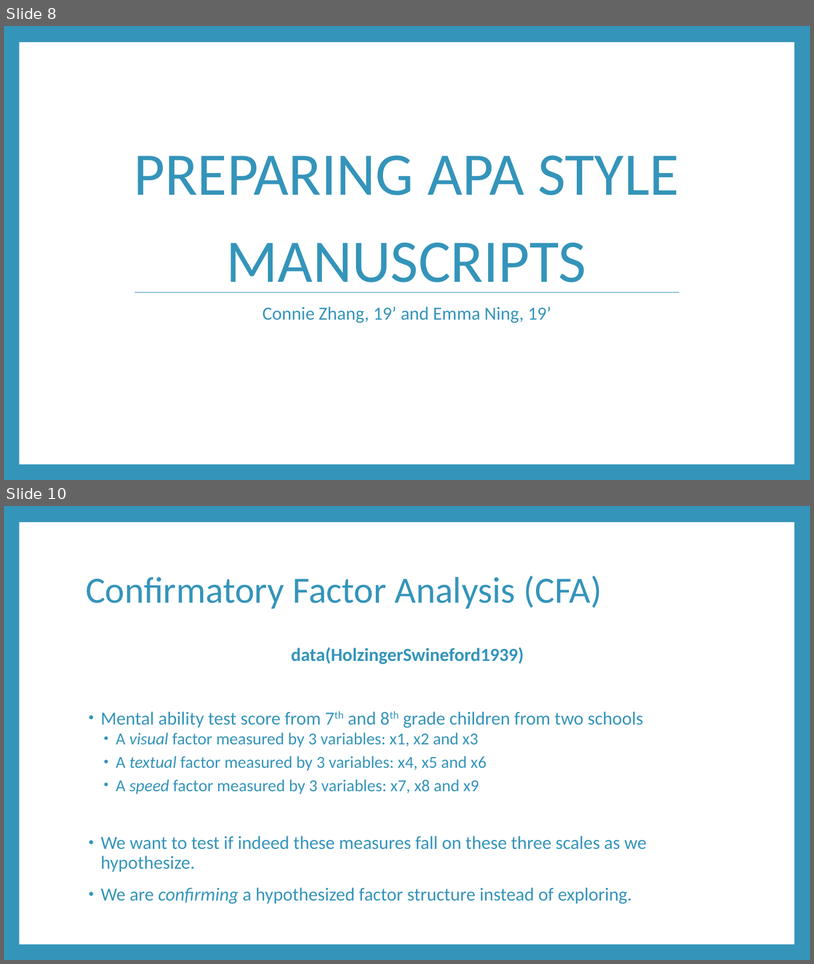
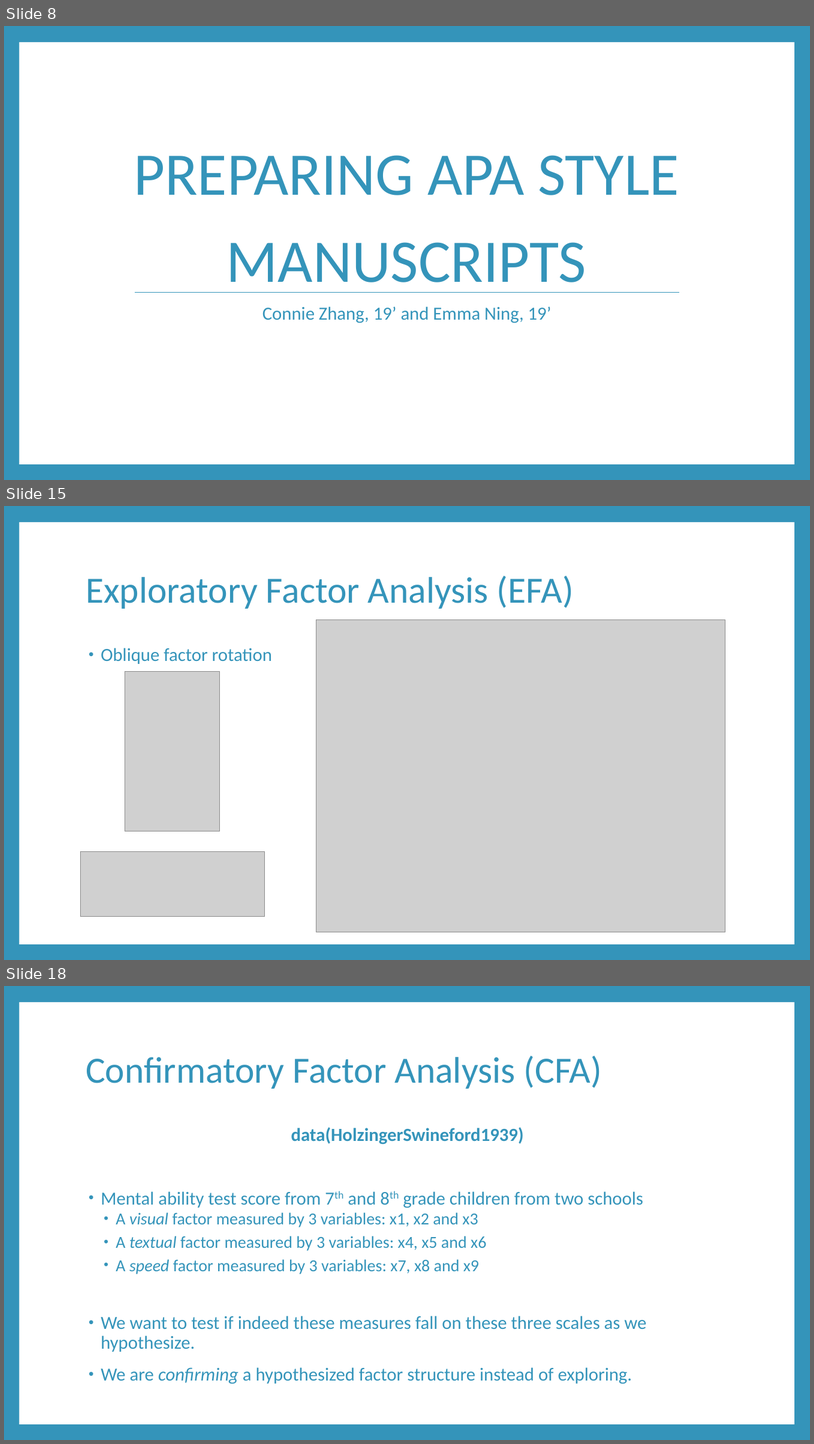
Before and after one commit to RandiLGarcia/smith-r-workshop, a slide deck: docs/Day 2 Slides.pptx. Shown one above the other, each under a label of ours: slides 8 and 10 before the commit, slides 8, 15 and 18 after it; the slides between them are not shown. The pictures are 814x964 and 814x1444 pixels, drawn with LibreOffice and Linux fonts; fonts in the diff are those of the drawing; grey boxes stand for pictures. Boxes give left, top, right and bottom in pixels: in the first picture for what was removed or moved away, otherwise in the second. Text is boxed around its words. In the diff, an @@ line names an element or a change of style, - is before the commit and + after.

```diff
--- a/docs/Day 2 Slides.pptx
+++ b/docs/Day 2 Slides.pptx
@@ slide 15 added at (4, 506, 810, 960), background #3494BA; not listed: 1 template element that a slide beside it also shows @@
@@ title added at (86, 576, 574, 609), 44 pt, text #3494BA @@
+Exploratory Factor Analysis (EFA)
@@ picture added at (316, 620, 725, 932) @@
@@ text added at (101, 648, 272, 664), 22 pt, text #3494BA @@
+• Oblique factor rotation
@@ picture added at (125, 672, 220, 831) @@
@@ picture added at (81, 852, 265, 916) @@
@@ what was slide 10 is now slide 18 @@
```
Also in this commit, not shown: 1 slide changed, 7 other slides added, 7 other files.
